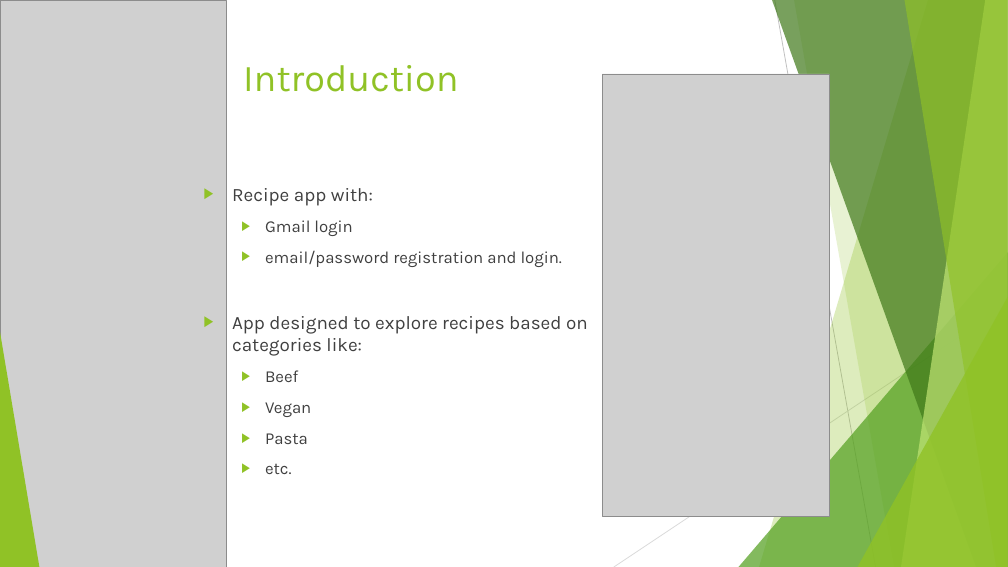
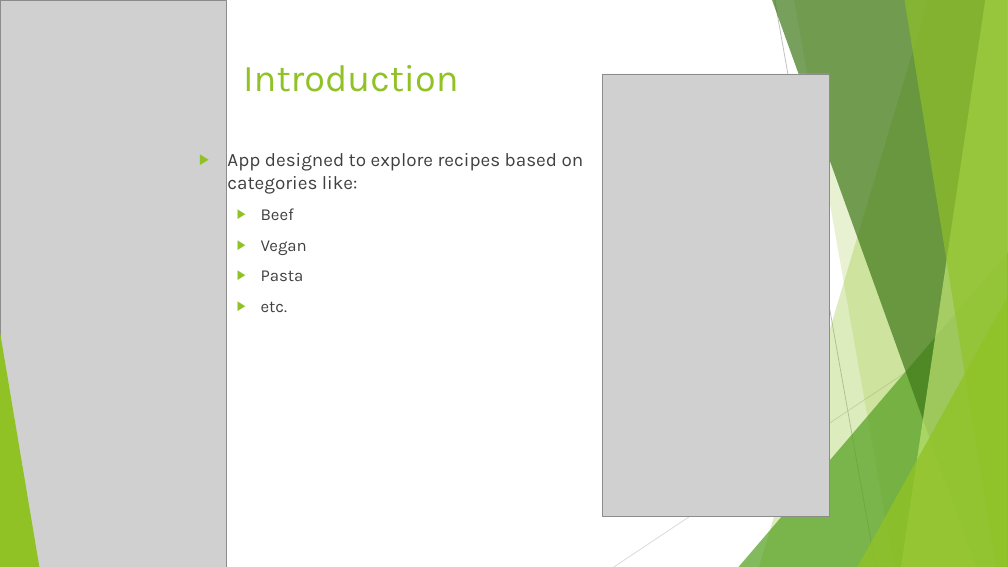
Before and after one commit to adpaladines/Recipes, a slide deck: slide 2 of FlavorPlanetPresentation.pptx. Drawn at 1008x567 pixels with LibreOffice and Linux fonts; fonts in the diff are those of the drawing; grey boxes stand for pictures. Boxes give left, top, right and bottom in pixels: in the first picture for what was removed or moved away, otherwise in the second. Text is boxed around its words. In the diff, an @@ line names an element or a change of style, - is before the commit and + after.

```diff
--- a/FlavorPlanetPresentation.pptx
+++ b/FlavorPlanetPresentation.pptx
@@ text "App designed to explore recipes ...": place and size @@
-text "App designed to explore recipes ..." at box(232, 188, 588, 474)
+text "App designed to explore recipes ..." at box(227, 153, 584, 312)
@@ text at box(232, 188, 562, 267): paragraphs removed @@
-▶ Recipe app with:
-  ▶ Gmail login
-  ▶ email/password registration and login.
```
Also in this commit, not shown: 2 other slides changed, 16 slides added, 3 other files.
